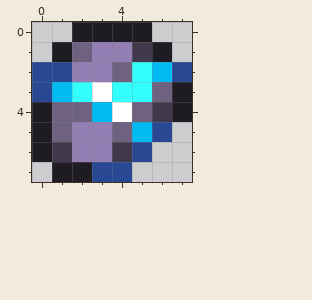
Two states of a pixel-art sprite, Items/Placeable/PinksOre.png. Above: the version before the commit.
The file is 16x16 pixels, drawn in blocks of 2x2; one block is one cell here.
After the commit:
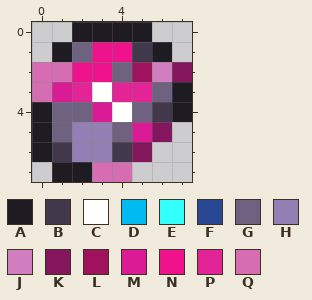
Palette (. is transparent): A #1e1b23  B #41394b  C #ffffff  D #00baf2  E #33fffc  F #284894  G #6f6281  H #947fb4  J #d07ebf  K #84165e  L #a0115e  M #db1b96  N #ef128d  P #e22497  Q #d66cb1
Difference:
y 1: x 3..4 HH -> NN
y 2: x 0..3 FFHH -> QQNN; x 5..7 EDF -> LJK
y 3: x 0..2 FDE -> QMP; x 4..5 EE -> PP
y 4: x 3 D -> M
y 5: x 5..6 DF -> MK
y 6: x 5 F -> K
y 7: x 3..4 FF -> QQ
Pixel boxes of the changes (left, top, right, bottom) in both pictures:
changed: (32, 42, 192, 182)
